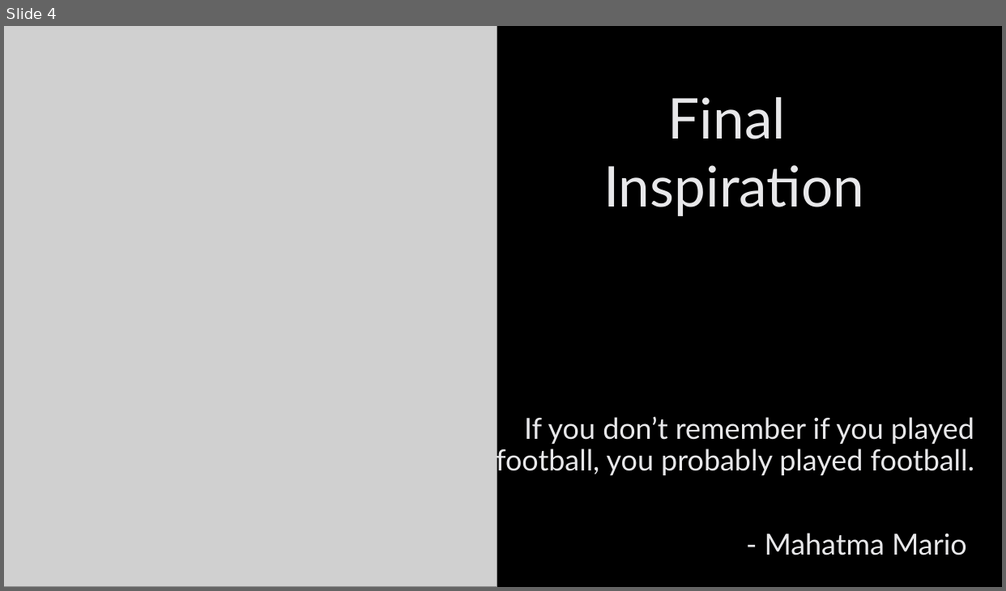
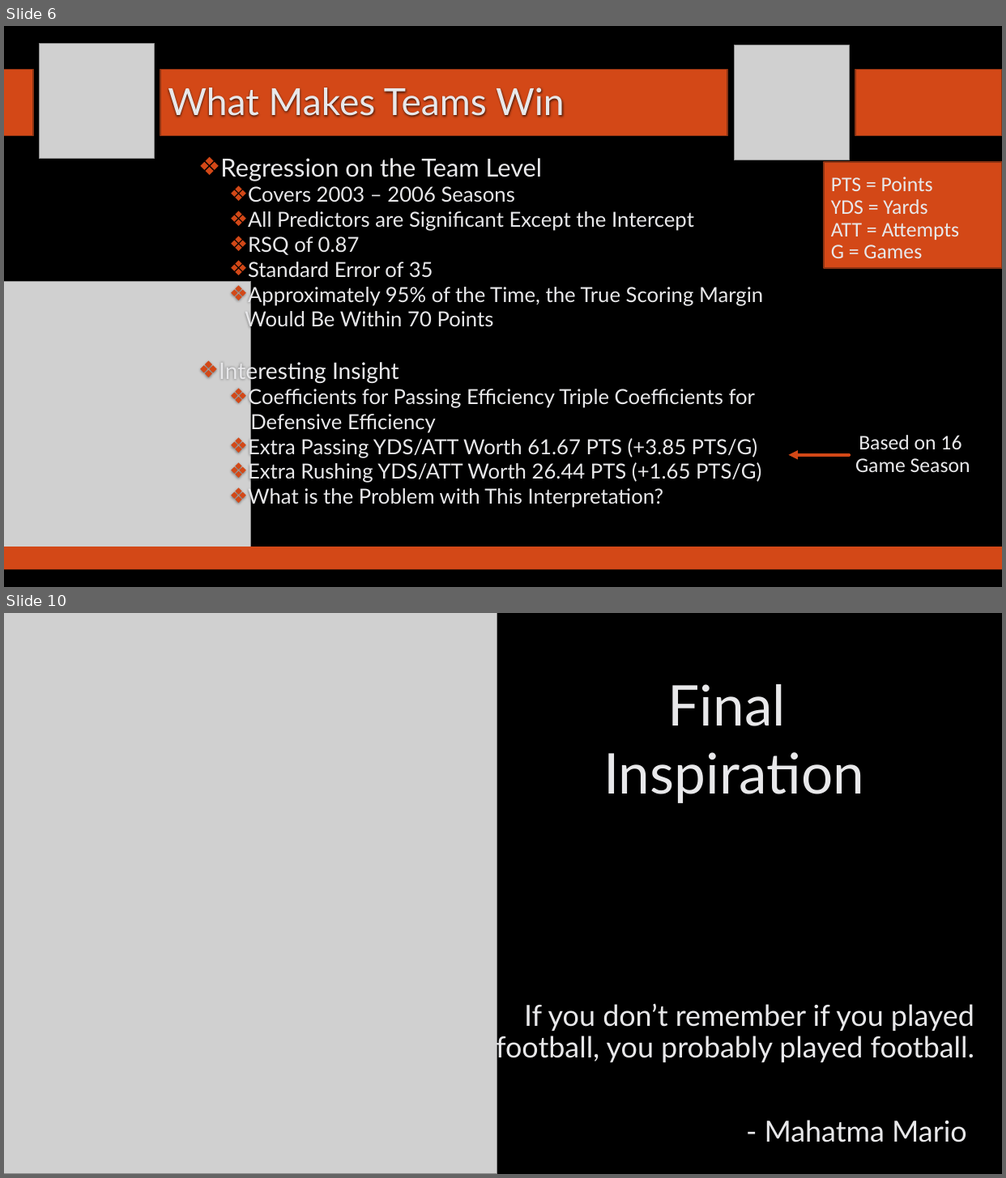
Before and after one commit to SuperMarioGiacomazzo/STOR390_WEBSITE, a slide deck: Slides/Football 1/Footballl_1_Lecture.pptx. Shown one above the other, each under a label of ours: slide 4 before the commit, slides 6 and 10 after it; the slides between them are not shown. The pictures are 1006x591 and 1006x1178 pixels, drawn with LibreOffice and Linux fonts; fonts in the diff are those of the drawing; grey boxes stand for pictures; background and template pictures are left out. Boxes give left, top, right and bottom in pixels: in the first picture for what was removed or moved away, otherwise in the second. Text is boxed around its words. In the diff, an @@ line names an element or a change of style, - is before the commit and + after.

```diff
--- a/Slides/Football 1/Footballl_1_Lecture.pptx
+++ b/Slides/Football 1/Footballl_1_Lecture.pptx
@@ slide 6 added at box(4, 26, 1002, 587), background picture (left out) @@
@@ picture added at box(39, 43, 155, 159) @@
@@ picture added at box(734, 45, 849, 160) @@
@@ rectangle added at box(4, 70, 33, 136), fill #D34817, outline #8B3314 1.25 pt @@
@@ rectangle added at box(160, 70, 728, 136), fill #D34817, outline #8B3314 1.25 pt @@
@@ rectangle added at box(856, 70, 1002, 136), fill #D34817, outline #8B3314 1.25 pt @@
@@ title added at box(168, 88, 565, 118), 36 pt, text #E8E8EA @@
+What Makes Teams Win
@@ text added at box(219, 158, 763, 508), 20 pt, text #E8E8EA @@
+❖ Regression on the Team Level
+  ❖ Covers 2003 – 2006 Seasons
+  ❖ All Predictors are Significant Except the Intercept
+  ❖ RSQ of 0.87
+  ❖ Standard Error of 35
+  ❖ Approximately 95% of the Time, the True Scoring Margin
+  Would Be Within 70 Points
+❖ Interesting Insight
+  ❖ Coefficients for Passing Efficiency Triple Coefficients for
+  Defensive Efficiency
+  ❖ Extra Passing YDS/ATT Worth 61.67 PTS (+3.85 PTS/G)
+  ❖ Extra Rushing YDS/ATT Worth 26.44 PTS (+1.65 PTS/G)
+  ❖ What is the Problem with This Interpretation?
@@ rectangle added at box(824, 162, 1002, 268), fill #D34817, outline #8B3314 1.25 pt @@
@@ text added at box(831, 177, 960, 258), 20 pt, text #E8E8EA @@
+    PTS = Points
+    YDS = Yards
+    ATT = Attempts
+    G = Games
@@ picture added at box(4, 281, 251, 548) @@
@@ text added at box(855, 435, 970, 472), 20 pt, text #E8E8EA @@
+    Based on 16
+    Game Season
@@ arrow added from (849, 455) to (789, 455), #D34817 3 pt @@
@@ rectangle added at box(4, 547, 1002, 570), fill #D34817 @@
@@ what was slide 4 is now slide 10 @@
```
Also in this commit, not shown: 1 slide changed, 5 other slides added, 5 other files.
